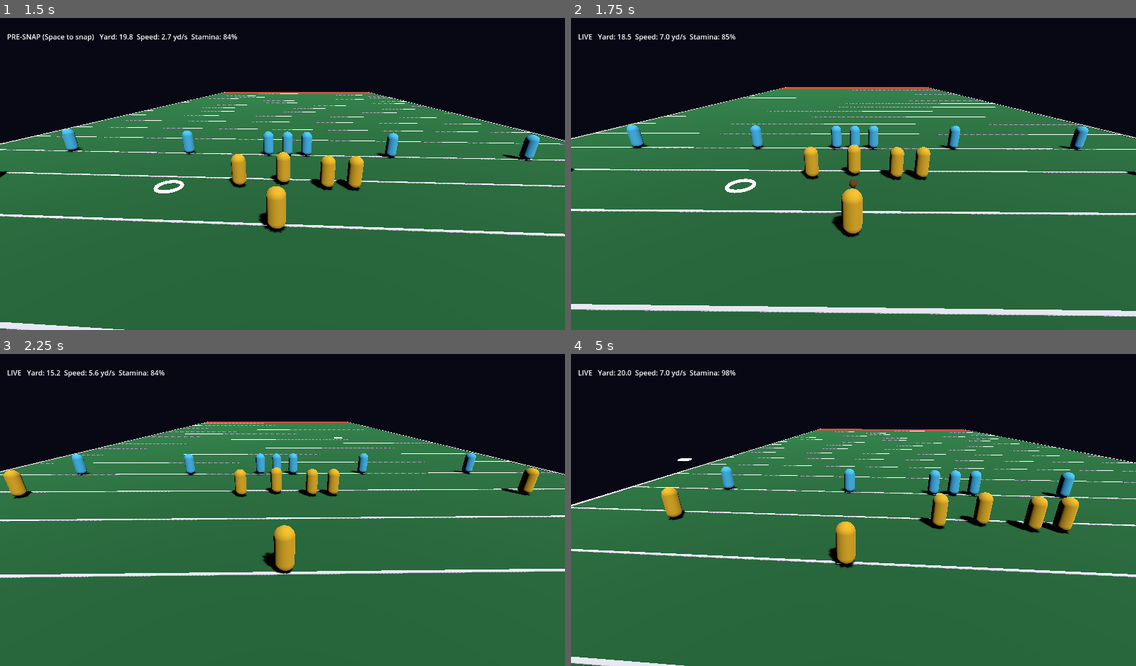
Above: before the commit, frames 1-4 (two rows, left to right).
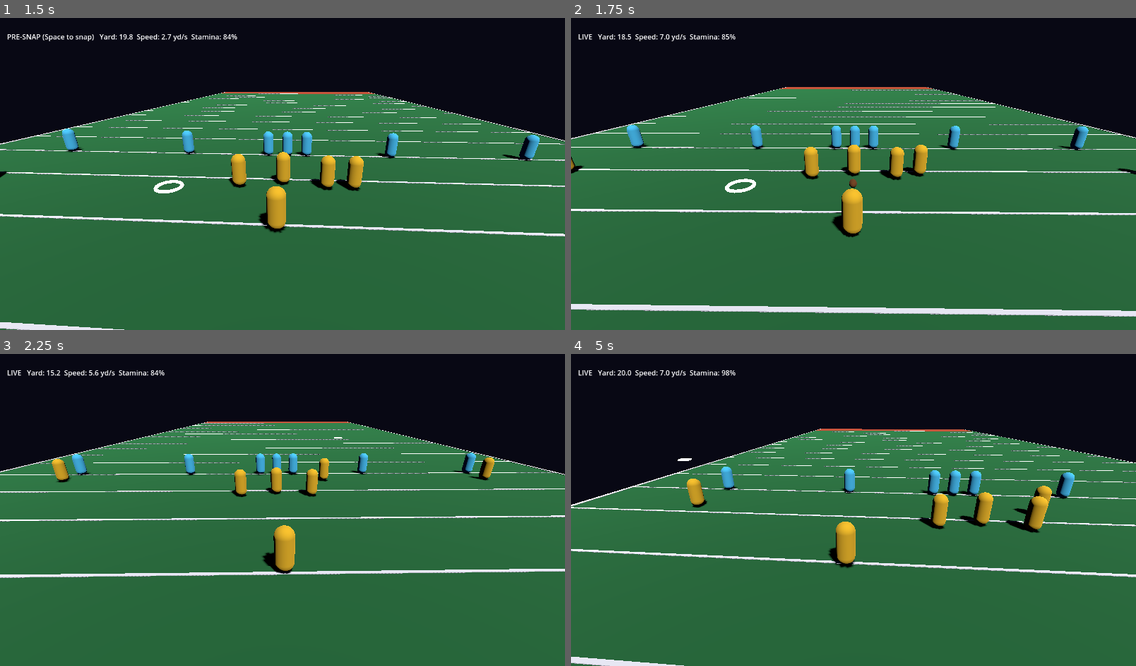
Above: after the commit, the same moments.

Repository: ZeratulAuditore/CraterBowl
Game: Godot game, scene res://scenes/main.tscn
The game is run twice, just before and just after one commit, with the same random seed, the same clock (stepped at 60 frames per second) and the same inputs.
Inputs (mouse positions are in pixels of both pictures, inside the frame that each line leads up to):
- Up to frame 1 (1.5 s): tap Enter at 0.5 s; move the mouse to (406, 155) at 0.52 s; hold D 0.53-1.28 s; hold Shift 0.53-1.28 s; click (406, 155) at 0.67 s; tap Space at 0.77 s; tap R at 0.8, 1.35 s; move the mouse to (169, 186) at 1.27 s; hold S from 1.28 s (still down)
- Up to frame 2 (1.75 s): keep holding S; tap Space at 1.52 s; tap Shift at 1.55 s
- Up to frame 3 (2.25 s): move the mouse to (339, 438) at 2.02 s; release S at 2.03 s; hold D from 2.03 s (still down); hold Shift from 2.03 s (still down)
- Up to frame 4 (5 s): tap R at 2.3, 2.85, 3.8 s; move the mouse to (825, 572) at 2.77 s; release D at 2.78 s; release Shift at 2.78 s; hold W 2.78-3.53 s; click (825, 572) at 2.92 s; tap Space at 3.02, 3.77, 4.52 s; tap Shift at 3.05, 4.35 s; move the mouse to (1023, 553) at 3.52 s; hold A from 3.53 s (still down); tap J at 3.6 s; move the mouse to (684, 460) at 4.27 s

Frame 1 is identical in both runs. In frame 2, 0.3% of the frame differs, in the area x 0-100%, y 40-52%; in frame 3, 1.1%, in the area x 0-96%, y 33-47%; in frame 4, 1.1%.

Commit message:
iter 004: A04 catching, contested breakups, OOB, ineligible linemen
Co-Authored-By: Claude Opus 5.5 <noreply@anthropic.com>

Diff:
--- a/src/game/main.gd
+++ b/src/game/main.gd
@@ -35,6 +35,7 @@
 	_spawn_teams()
 	_build_aim_visuals()
 	world.setup_formation(25.0)
+	world.event.connect(_on_world_event)
 	for v in views:
 		v.sync()
 	camera = Camera3D.new()
@@ -146,6 +147,25 @@
 	if e is InputEventMouseButton and e.button_index == MOUSE_BUTTON_LEFT:
 		_set_charging(e.pressed)
 
+## Placeholder until routes (A12) and bots (A14): receivers run a go route.
+func _placeholder_ai_inputs() -> Dictionary:
+	var out := {}
+	if world.phase != World.Phase.LIVE:
+		return out
+	for a in world.athletes:
+		if a.team == world.offense_team and (a.role == Athlete.Role.WR or a.role == Athlete.Role.RB):
+			if not world.ball.is_held_by(a.id):
+				out[a.id] = {"dir": Vector2(0, 1), "sprint": false}
+	return out
+
+func _on_world_event(n: String, d: Dictionary) -> void:
+	if n == "catch" and world.get_athlete(d["by"]).team == world.offense_team:
+		set_controlled(d["by"])
+
+func set_controlled(id: int) -> void:
+	controlled_id = id
+	player = views[id]
+
 func read_input() -> Vector2:
 	var v := Vector2.ZERO
 	if Input.is_key_pressed(KEY_W): v.y += 1
@@ -166,11 +186,14 @@
 			_set_charging(true)
 		elif e.keycode == KEY_R:
 			world.setup_formation(world.los_y)
+			set_controlled(world.find_role(world.offense_team, Athlete.Role.QB).id)
 
 func _physics_process(delta: float) -> void:
 	if charging:
 		charge = minf(1.0, charge + delta / T.THROW_CHARGE_TIME)
-	world.step({controlled_id: {"dir": read_input(), "sprint": Input.is_key_pressed(KEY_SHIFT)}}, delta)
+	var inputs := _placeholder_ai_inputs()
+	inputs[controlled_id] = {"dir": read_input(), "sprint": Input.is_key_pressed(KEY_SHIFT)}
+	world.step(inputs, delta)
 	for v in views:
 		v.sync()
 	var b = world.ball.position
--- a/src/sim/tuning.gd
+++ b/src/sim/tuning.gd
@@ -30,3 +30,9 @@
 const THROW_SPEED_MAX := 30.0
 const THROW_INHERIT := 0.3      # fraction of thrower velocity added to ball
 const THROW_CHARGE_TIME := 0.9  # seconds to full power
+
+# Catching
+const CATCH_RADIUS := 1.2
+const CATCH_MIN_HEIGHT := 0.3
+const CATCH_MAX_HEIGHT := 2.6
+const CONTEST_MARGIN := 0.35
--- a/src/sim/world.gd
+++ b/src/sim/world.gd
@@ -114,12 +114,66 @@
 		return
 	ball.velocity.z -= T.GRAVITY * dt
 	ball.position += ball.velocity * dt
+	if _try_catch():
+		return
 	if ball.position.z <= 0.0:
 		ball.position.z = 0.0
 		ball.velocity = Vector3.ZERO
 		ball.state = Ball.State.DEAD
 		phase = Phase.DEAD
 		event.emit("incomplete", {"at": Vector2(ball.position.x, ball.position.y)})
+
+## Offensive linemen (C, OL) are ineligible; all defenders may play the ball.
+func is_eligible_receiver(a: Athlete) -> bool:
+	if a.team != offense_team:
+		return true
+	return a.role != Athlete.Role.C and a.role != Athlete.Role.OL
+
+## Resolve catches for a ball in flight. Returns true if the play state changed.
+func _try_catch() -> bool:
+	var z := ball.position.z
+	if z < T.CATCH_MIN_HEIGHT or z > T.CATCH_MAX_HEIGHT:
+		return false
+	var bp := Vector2(ball.position.x, ball.position.y)
+	var best := [null, null]   # per side: [offense, defense]
+	var best_d := [INF, INF]
+	for a in athletes:
+		if a.id == last_thrower_id or not is_eligible_receiver(a):
+			continue
+		var d: float = a.position.distance_to(bp)
+		var side := 0 if a.team == offense_team else 1
+		# Defenders contest from slightly further out (body position matters).
+		var reach := T.CATCH_RADIUS + (T.CONTEST_MARGIN if side == 1 else 0.0)
+		if d > reach:
+			continue
+		if d < best_d[side]:
+			best_d[side] = d
+			best[side] = a
+	if best[0] == null and best[1] == null:
+		return false
+	var at := bp
+	var defender_reaches: bool = best[1] != null and best_d[1] <= T.CATCH_RADIUS
+	var defender_contests: bool = best[1] != null and best[0] != null and best_d[1] <= best_d[0] + T.CONTEST_MARGIN
+	if best[0] == null and not defender_reaches:
+		return false
+	if defender_reaches and best[0] == null or defender_contests:
+		_end_incomplete("breakup", {"by": best[1].id, "at": at})
+		return true
+	var rx: Athlete = best[0]
+	if field.zone_of(rx.position) == Field.Zone.OUT_OF_BOUNDS:
+		_end_incomplete("out_of_bounds", {"by": rx.id, "at": at})
+		return true
+	ball.hold(rx.id)
+	event.emit("catch", {"by": rx.id, "at": at})
+	return true
+
+func _end_incomplete(reason: String, data: Dictionary) -> void:
+	ball.velocity = Vector3.ZERO
+	ball.state = Ball.State.DEAD
+	phase = Phase.DEAD
+	event.emit(reason, data)
+	data["reason"] = reason
+	event.emit("incomplete", data)
 
 func _enforce_neutral_zone(a: Athlete) -> void:
 	if a.team == offense_team:
--- a/tests/game_flow.gd
+++ b/tests/game_flow.gd
@@ -6,6 +6,8 @@
 var frame := 0
 var ok := true
 var steps: Array = []
+var caught_by := -1
+var wr_id := -1
 
 func check(cond: bool, msg: String) -> void:
 	print(("  FLOW OK   " if cond else "  FLOW FAIL ") + msg)
@@ -15,6 +17,7 @@
 func _initialize() -> void:
 	main = load("res://scenes/main.tscn").instantiate()
 	root.add_child(main)
+	main.world.event.connect(func(n, d): if n == "catch": caught_by = d["by"])
 	steps = [
 		[5, func(): check(main.world.phase == main.World.Phase.PRESNAP, "starts presnap")],
 		[6, func(): check(main.world.snap(), "snap")],
@@ -24,7 +27,24 @@
 		[81, func(): main._set_charging(false)],
 		[82, func(): check(main.world.forward_pass_thrown, "pass thrown")],
 		[400, func(): check(main.world.phase == main.World.Phase.DEAD, "incomplete ends play")],
+		# A04: reset, snap, lead a pass to a WR running his go route -> catch + control switch
+		[401, func(): main.world.setup_formation(25.0); main.set_controlled(main.world.find_role(0, main.Athlete.Role.QB).id)],
+		[402, func(): main.world.snap()],
+		[480, func(): _lead_to_wr()],
+		[481, func(): main._set_charging(true)],
+		[530, func(): main._set_charging(false)],
+		[531, func(): check(main.world.forward_pass_thrown, "lead pass thrown")],
+		[800, func(): check(caught_by >= 0, "WR caught it"); check(main.controlled_id == caught_by, "control switched to receiver")],
 	]
+
+func _lead_to_wr() -> void:
+	var qb = main.world.find_role(0, main.Athlete.Role.QB)
+	var wr = main.world.find_role(0, main.Athlete.Role.WR)
+	var from: Vector3 = Vector3(qb.position.x, qb.position.y, main.T.RELEASE_HEIGHT)
+	# charge ~50 frames ≈ 0.83s of 0.9s -> power ~0.92; lead with that power
+	var p: float = 50.0 / 60.0 / main.T.THROW_CHARGE_TIME
+	var t_extra := 50.0 / 60.0  # WR keeps running while QB charges
+	main.aim_point = main.Passing.lead_target(from, wr.position + wr.velocity * t_extra, wr.velocity, p)
 
 func _physics_process(_dt: float) -> bool:
 	frame += 1
--- /dev/null
+++ b/tests/test_catching.gd
@@ -0,0 +1,96 @@
+extends "res://tests/test_case.gd"
+
+const World := preload("res://src/sim/world.gd")
+const Athlete := preload("res://src/sim/athlete.gd")
+const Ball := preload("res://src/sim/ball.gd")
+const Passing := preload("res://src/sim/passing.gd")
+const T := preload("res://src/sim/tuning.gd")
+const DT := 1.0 / 60.0
+
+var events: Array = []
+var catches: Array = []
+
+func _setup(extra: Array) -> World:
+	events.clear()
+	catches.clear()
+	var w := World.new()
+	w.add_athlete(0, Athlete.Role.C, Vector2(26, 20))
+	w.add_athlete(0, Athlete.Role.QB, Vector2(26, 15))
+	for e in extra:
+		w.add_athlete(e[0], e[1], e[2])
+	w.setup_formation(25.0)
+	# setup_formation moves y; restore requested positions for test control
+	for i in extra.size():
+		w.athletes[2 + i].position = extra[i][2]
+	w.event.connect(func(n, d):
+		events.append(n)
+		if n == "catch": catches.append(d["by"]))
+	w.snap()
+	_run(w, {}, 0.5)
+	return w
+
+func _run(w, inputs: Dictionary, seconds: float) -> void:
+	for i in int(round(seconds / DT)):
+		w.step(inputs, DT)
+		if w.phase == World.Phase.DEAD:
+			return
+
+func _qb(w) -> Athlete:
+	return w.find_role(0, Athlete.Role.QB)
+
+func test_lead_pass_caught_by_running_wr() -> void:
+	var w := _setup([[0, Athlete.Role.WR, Vector2(10, 24)]])
+	var wr: Athlete = w.athletes[2]
+	var go := {wr.id: {"dir": Vector2(0, 1)}}
+	_run(w, go, 1.0)  # WR at speed
+	var qb := _qb(w)
+	var from := Vector3(qb.position.x, qb.position.y, T.RELEASE_HEIGHT)
+	var tgt := Passing.lead_target(from, wr.position, wr.velocity, 0.8)
+	assert_true(w.throw(qb.id, tgt, 0.8), "throw")
+	_run(w, go, 4.0)
+	assert_true(events.has("catch"), "caught: %s" % str(events))
+	assert_true(w.ball.is_held_by(wr.id), "WR holds")
+	assert_eq(w.phase, World.Phase.LIVE, "play continues")
+
+func test_uncatchable_pass_incomplete() -> void:
+	var w := _setup([[0, Athlete.Role.WR, Vector2(5, 24)]])
+	w.throw(_qb(w).id, Vector2(48, 40), 0.7)
+	_run(w, {}, 5.0)
+	assert_true(events.has("incomplete") and not events.has("catch"), "incomplete")
+
+func test_thrower_cannot_catch_own_pass() -> void:
+	var w := _setup([])
+	var qb := _qb(w)
+	w.throw(qb.id, qb.position + Vector2(0, 0.5), 0.0)
+	_run(w, {}, 3.0)
+	assert_true(not catches.has(qb.id), "thrower never catches own pass")
+
+func test_high_ball_sails_over() -> void:
+	# Receiver right under the midpoint of a long arc: ball is far above window there.
+	var w := _setup([[0, Athlete.Role.WR, Vector2(26, 40)]])
+	w.throw(_qb(w).id, Vector2(26, 62), 0.75)
+	_run(w, {}, 6.0)
+	assert_true(not events.has("catch"), "sailed over: %s" % str(events))
+
+func test_contested_ball_broken_up() -> void:
+	var w := _setup([[0, Athlete.Role.WR, Vector2(26, 40)], [1, Athlete.Role.CB, Vector2(26.3, 40)]])
+	w.throw(_qb(w).id, Vector2(26.1, 40), 0.8)
+	_run(w, {}, 4.0)
+	assert_true(events.has("breakup"), "breakup: %s" % str(events))
+	assert_true(not events.has("catch"), "no catch")
+	assert_eq(w.phase, World.Phase.DEAD, "dead")
+
+func test_out_of_bounds_catch_incomplete() -> void:
+	var w := _setup([[0, Athlete.Role.WR, Vector2(-1.0, 40)]])
+	w.throw(_qb(w).id, Vector2(-1.0, 40), 0.9)
+	_run(w, {}, 4.0)
+	assert_true(events.has("out_of_bounds"), "oob: %s" % str(events))
+	assert_true(not events.has("catch"), "no catch")
+
+func test_center_is_ineligible() -> void:
+	var w := _setup([])
+	var c := w.find_role(0, Athlete.Role.C)
+	assert_true(not w.is_eligible_receiver(c), "C ineligible")
+	w.throw(_qb(w).id, c.position, 0.8)
+	_run(w, {}, 4.0)
+	assert_true(not catches.has(c.id), "C never catches")
--- a/tests/test_passing.gd
+++ b/tests/test_passing.gd
@@ -91,7 +91,7 @@
 	events.clear()
 	var w := _world()
 	var qb := w.find_role(0, Athlete.Role.QB)
-	w.throw(qb.id, Vector2(26, 35), 0.6)
+	w.throw(qb.id, Vector2(45, 35), 0.6)  # away from the C (who could catch it)
 	_run(w, {}, 6.0)
 	assert_eq(w.phase, World.Phase.DEAD, "dead")
 	assert_eq(w.ball.state, Ball.State.DEAD, "ball dead")
Not shown, changed: FEATURES.md
Not shown, changed: ITERATIONS.md
Not shown, added: docs/iterations/004-catching.md
